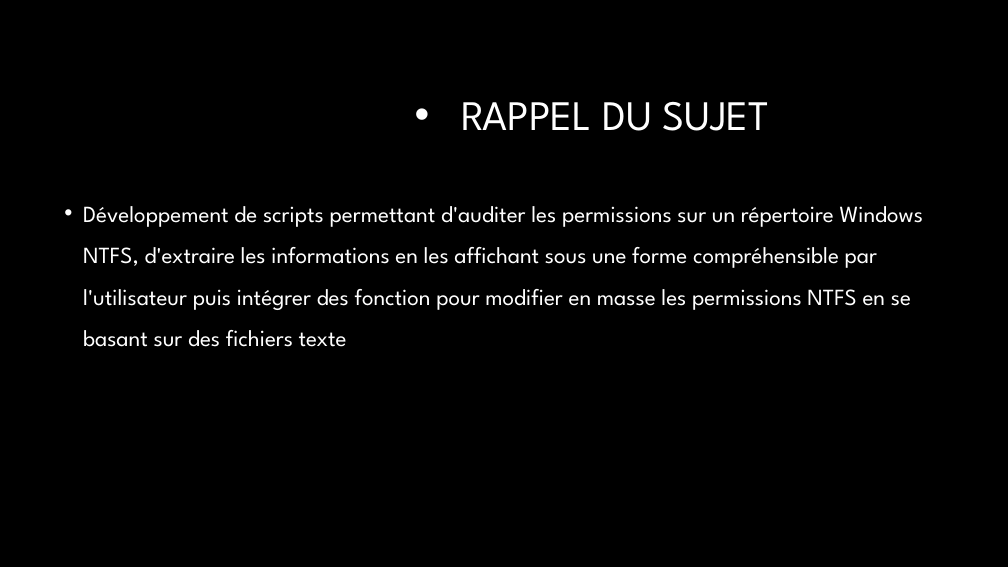
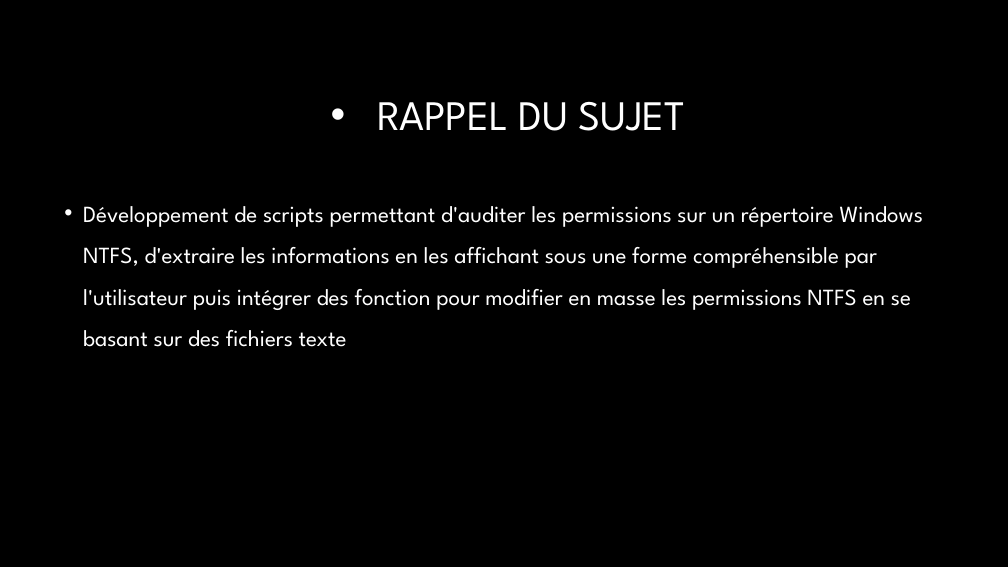
Before and after one commit to FernandezBenjamin/Admin-Windows-Server, a slide deck: slide 3 of ppt_final.pptx. Drawn at 1008x567 pixels with LibreOffice and Linux fonts; fonts in the diff are those of the drawing; background and template pictures are left out. Boxes give left, top, right and bottom in pixels: in the first picture for what was removed or moved away, otherwise in the second. Text is boxed around its words. In the diff, an @@ line names an element or a change of style, - is before the commit and + after.

```diff
--- a/ppt_final.pptx
+++ b/ppt_final.pptx
@@ title "RAPPEL DU SUJET" at <box>378,101,686,131</box>: alignment right to centre @@
```
Also in this commit, not shown: 9 other slides changed.
